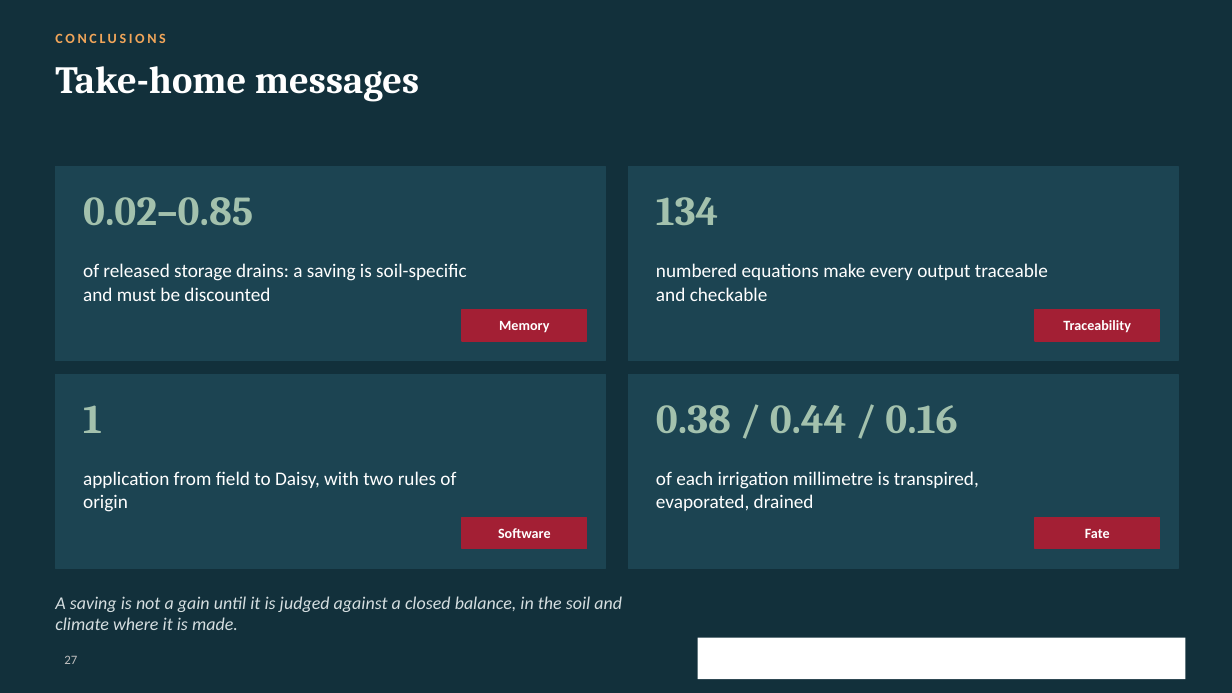
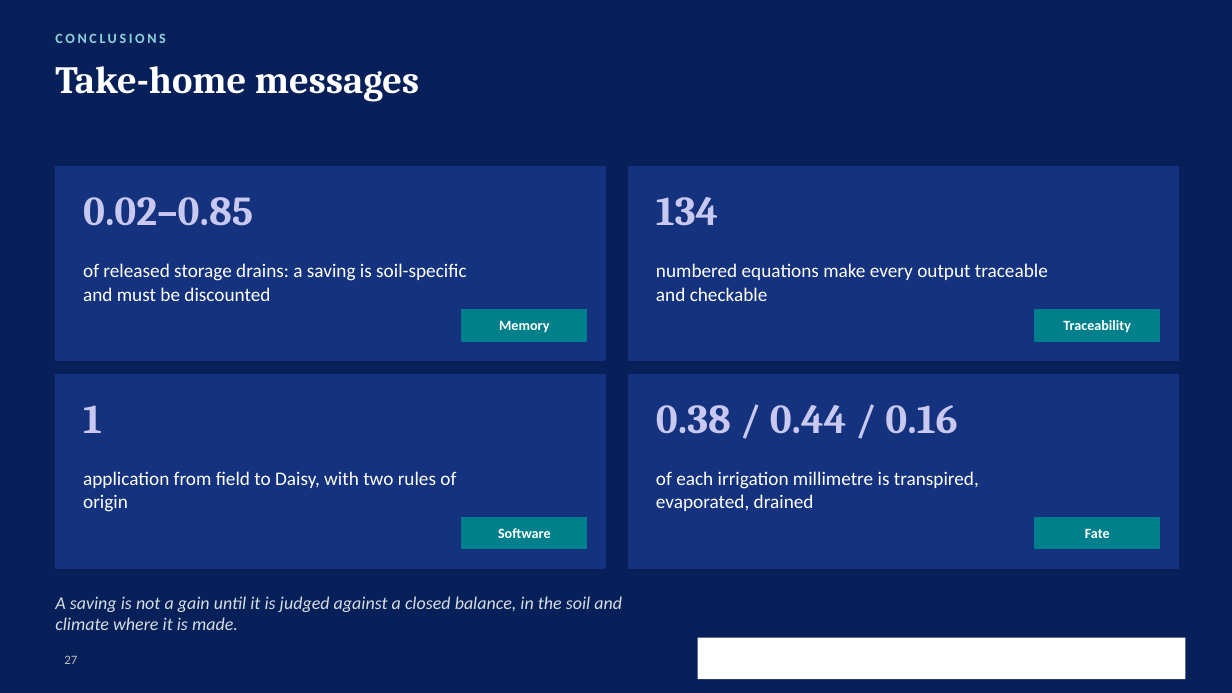
Before and after one commit to halilunaziru73-creator/Coupled-Water-Fluxes-Pore-Scale-Dynamics-Precision-Irrigation-Mulching-Feedback-Loops, a slide deck: slide 27 of Manuscripts/pdf/Supplementary/SWAFL_Presentation.pptx. Drawn at 1232x693 pixels with LibreOffice and Linux fonts; fonts in the diff are those of the drawing; background and template pictures are left out. Boxes give left, top, right and bottom in pixels: in the first picture for what was removed or moved away, otherwise in the second. Text is boxed around its words. In the diff, an @@ line names an element or a change of style, - is before the commit and + after.

Commit message:
Presentation: colours taken from the SWAFL software (navy, beige, teal, lavender)

```diff
--- a/Manuscripts/pdf/Supplementary/SWAFL_Presentation.pptx
+++ b/Manuscripts/pdf/Supplementary/SWAFL_Presentation.pptx
@@ background #12303B to #08205A @@
@@ text "CONCLUSIONS" at box(55, 33, 165, 43): text colour #F2A65A to #8FD3DA @@
@@ fill #1C4452 to #14327E; outline #1C4452 1 pt to #14327E 1 pt in 4 elements at box(628, 166, 1178, 360), box(55, 374, 605, 568), box(628, 374, 1178, 568), box(55, 166, 605, 360) @@
@@ text colour #A3C1AD to #C8C8F0 in 4 elements at box(83, 197, 253, 226), box(656, 197, 718, 226), box(83, 405, 102, 433), box(656, 405, 957, 434) @@
@@ fill #A31F34 to #00808A; outline #A31F34 1 pt to #00808A 1 pt in 4 elements at box(462, 310, 587, 341), box(1035, 310, 1160, 341), box(462, 518, 587, 549), box(1035, 518, 1160, 549) @@
```
Also in this commit, not shown: 28 other slides changed.
